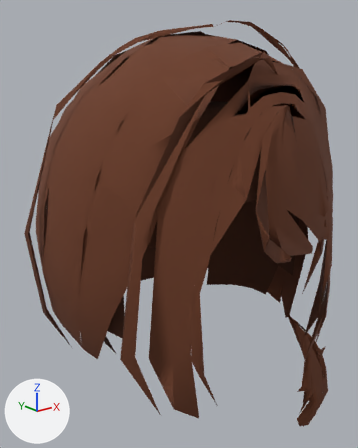
One commit to the glTF model web/public/assets/characters/v6/lod2/hair/full/hair_bob_pigtail.glb: the scene before it, then after it.
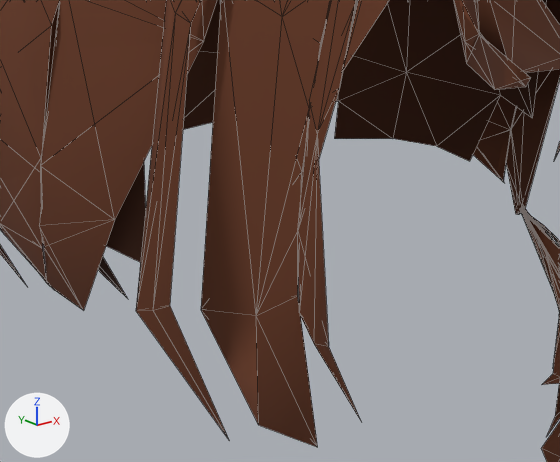
There are two pictures of each version: one whole from a 50 mm lens placed at (-0.552, -0.647, 1.059), pointed at (0.008, 0.053, 0.779), one close up on the part from 17% to 85% of the width and 50% to 95% of the height. The axes (+X, +Y, +Z) are drawn at lower left. The lights are the same throughout. The last two pictures show the newer version. The close-ups show mesh edges as thin lines. Vertices at exactly the same position are counted once.

In view in the first close-up: 'hair_bob_pigtail'.
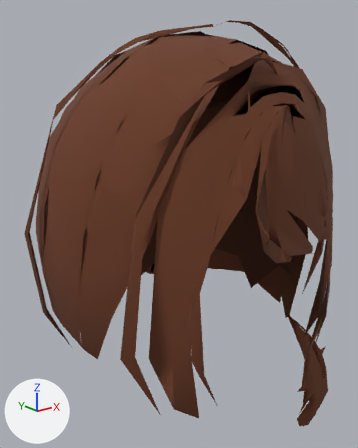
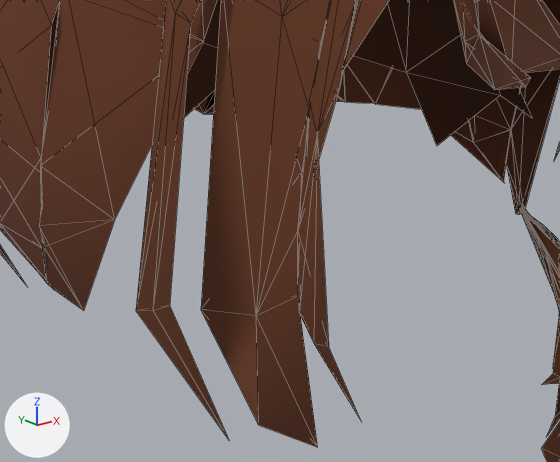
Location of each change, [x1, y1, x2, y2] in pixels of the close-ups (560 x 462 px):
part 1 of me_hair_bob_pigtail_001, deleted: before [98, 0, 546, 299]

The change, as a list of edits to the scene's bpy script:
```text
Change me_hair_bob_pigtail_001:
    used by ob_hair_bob_pigtail; location = (0.0, 0.0, 0.0)
    remove me_hair_bob_pigtail_001.from_pydata(...)  # 859 vertices, 1086 faces; spans x -0.282..0.302, y -0.228..0.297, z 0.347..1.131
    add me_hair_bob_pigtail_001.from_pydata(...)  # 845 vertices, 1058 faces; spans x -0.282..0.302, y -0.228..0.297, z 0.347..1.131
    me_hair_bob_pigtail_001 part 1
    14 vertices are removed from x -0.197..0.202, y -0.124..0.178, z 0.589..0.823
    28 faces are deleted
```
